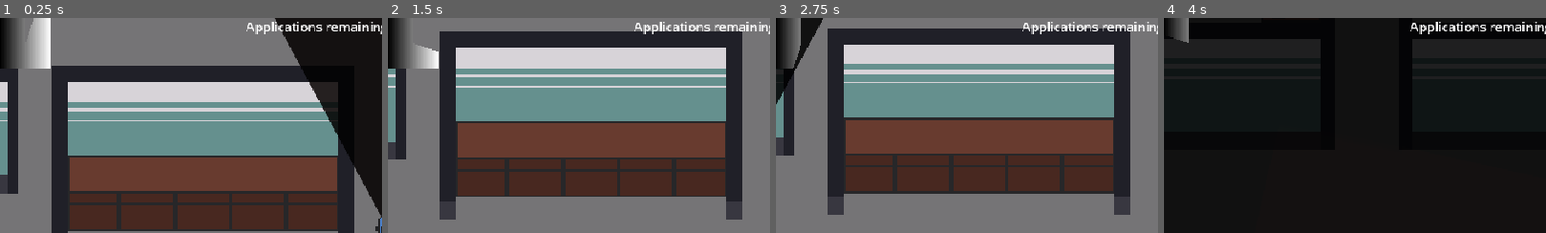
Above: before the commit, frames 1-4 (left to right).
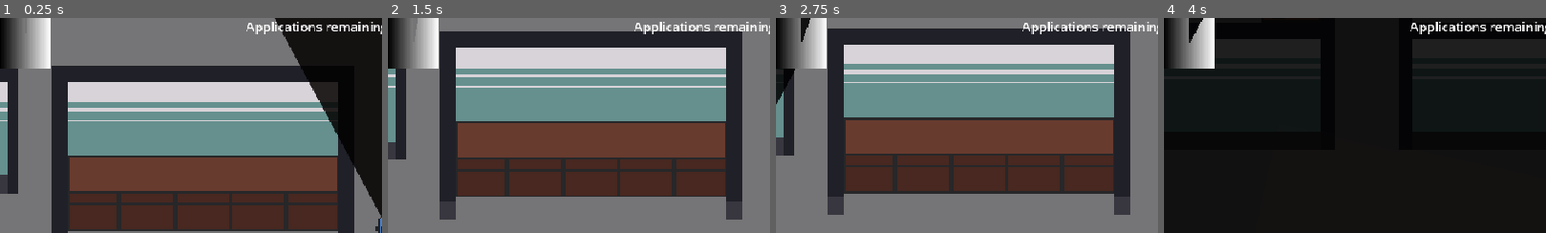
Above: after the commit, the same moments.

Repository: ygda-org/brackeys-26.2
Game: Godot game, scene res://main/main.tscn
The game is run twice, just before and just after one commit, with the same random seed, the same clock (stepped at 60 frames per second) and the same inputs. Sound files missing from this copy of the repository are replaced by a short silence.
Inputs (mouse positions are % of the whole screen's width and height, from its top left):
- Up to frame 1 (0.25 s): no input
- Up to frame 2 (1.5 s): tap Enter at 0.5 s; move the mouse to (72, 45) at 0.52 s; hold D (right) 0.53-1.28 s; click (72, 45) at 0.6 s; move the mouse to (30, 55) at 1.27 s; hold S (down) from 1.28 s (still down); click (30, 55) at 1.35 s
- Up to frame 3 (2.75 s): move the mouse to (60, 28) at 2.02 s; release S (down) at 2.03 s; hold D (right) from 2.03 s (still down); click (60, 28) at 2.1 s
- Up to frame 4 (4 s): move the mouse to (45, 70) at 2.77 s; release D (right) at 2.78 s; hold W (up) 2.78-3.53 s; click (45, 70) at 2.85 s; move the mouse to (80, 65) at 3.52 s; hold A (left) from 3.53 s (still down); click (80, 65) at 3.6 s
The pictures show only the part of the screen within x 0-50%, y 0-50%; the shares and areas given below are measured in that part.

The runs differ from the first frame. In frame 1, less than 0.1% of the frame differs, in the area x 7-9%, y 0-8%; in frame 2, 0.8%; in frame 3, 1.5%; in frame 4, 1.9%, in the area x 0-14%, y 0-24%.

Commit message:
only one employee can do a task at a time

Diff:
--- a/employees/employee_character.gd
+++ b/employees/employee_character.gd
@@ -91,7 +91,12 @@
 
 ## returns a position for an employee to go to for sabotage
 func get_sabotage_target_position():
-	return GameState.sabo_task_list.pick_random()
+	GameState.sabo_task_list.shuffle()
+	for task: Task in GameState.sabo_task_list:
+		if not task.is_occupied:
+			task.is_occupied = true
+			return task
+	return null
 
 ## returns a position for an employee to get up and go to, like a water cooler
 func get_neutral_target_position():
@@ -121,10 +126,13 @@
 
 func _on_task_intermission_timeout():
 	current_task = get_sabotage_target_position()
-	$NavigationAgent2D.target_position = current_task.position
-
+	if current_task:
+		$NavigationAgent2D.target_position = current_task.position
+	else:
+		$TaskIntermission.start()
 
 func _on_in_task_timeout():
+	current_task.is_occupied = false
 	current_task = null
 	motivation -= 1
 	GameState.productivity_points += 15
--- a/employees/employee_character.tscn
+++ b/employees/employee_character.tscn
@@ -25,6 +25,9 @@
 
 [node name="NavigationAgent2D" type="NavigationAgent2D" parent="." unique_id=860070895]
 path_postprocessing = 1
+avoidance_enabled = true
+radius = 15.0
+neighbor_distance = 100.0
 
 [node name="TestingLight" type="DirectionalLight2D" parent="." unique_id=96344115]
 editor_only = true
--- a/employees/tasks/employee_task.gd
+++ b/employees/tasks/employee_task.gd
@@ -10,6 +10,8 @@
 @export var affect_amount: int = 0
 @export var task_length: float = 10.0
 
+var is_occupied: bool = false
+
 
 func _ready():
 	GameState.task_lists[task_type].append(self)
--- a/globals/game_state.gd
+++ b/globals/game_state.gd
@@ -2,7 +2,7 @@
 
 const EMPLOYEE = preload("uid://cmbb1fu0dvb01")
 
-const DAY_LENGTH = 5.0
+const DAY_LENGTH = 50.0
 const START_DAY_HIRING_QUOTA = 5
 
 signal day_started
--- a/main/main.gd
+++ b/main/main.gd
@@ -1,6 +1,13 @@
 extends Node2D
+
+const EMPLOYEE = preload("uid://cmbb1fu0dvb01")
 
 func _ready():
 	GameState.main = self
 	await get_tree().process_frame
+	for i in range(8):
+		var employee = EMPLOYEE.instantiate()
+		employee.application = ApplicationHandler.create_application()
+		add_child(employee)
+	await get_tree().process_frame
 	GameState.day_started.emit()
--- a/main/main.tscn
+++ b/main/main.tscn
@@ -4,14 +4,9 @@
 [ext_resource type="PackedScene" uid="uid://cfuf580udqoo8" path="res://level.tscn" id="3_c651c"]
 [ext_resource type="PackedScene" uid="uid://bk6x32oppt138" path="res://player/player.tscn" id="3_xwkvk"]
 [ext_resource type="PackedScene" uid="uid://cu5d4okbwduef" path="res://ui/hud/hud.tscn" id="4_3wy1v"]
-[ext_resource type="PackedScene" uid="uid://cmbb1fu0dvb01" path="res://employees/employee_character.tscn" id="4_c651c"]
 
 [node name="Main" type="Node2D" unique_id=1068375960]
 script = ExtResource("1_3wy1v")
-
-[node name="EmployeeCharacter" parent="." unique_id=1144723912 instance=ExtResource("4_c651c")]
-position = Vector2(245, 192)
-is_initial_employee = true
 
 [node name="Player" parent="." unique_id=1482995803 instance=ExtResource("3_xwkvk")]
 position = Vector2(92, 190)
